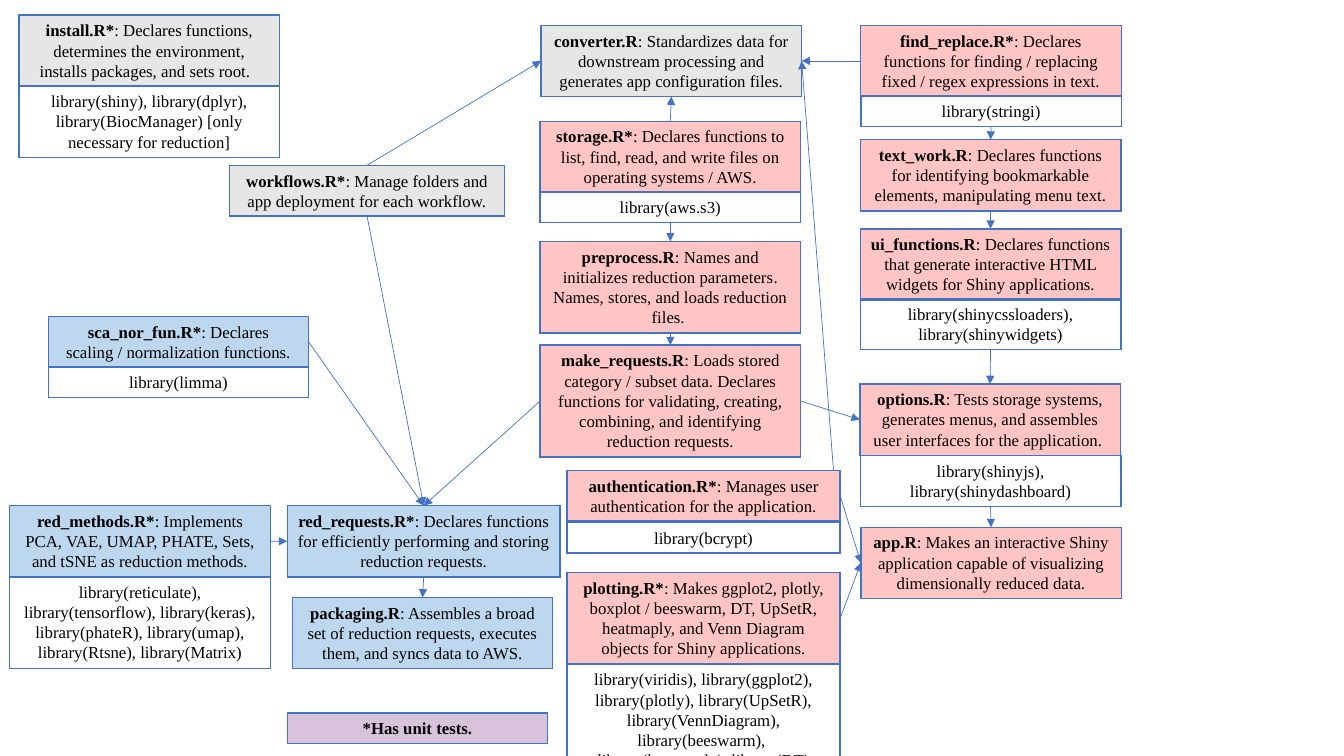
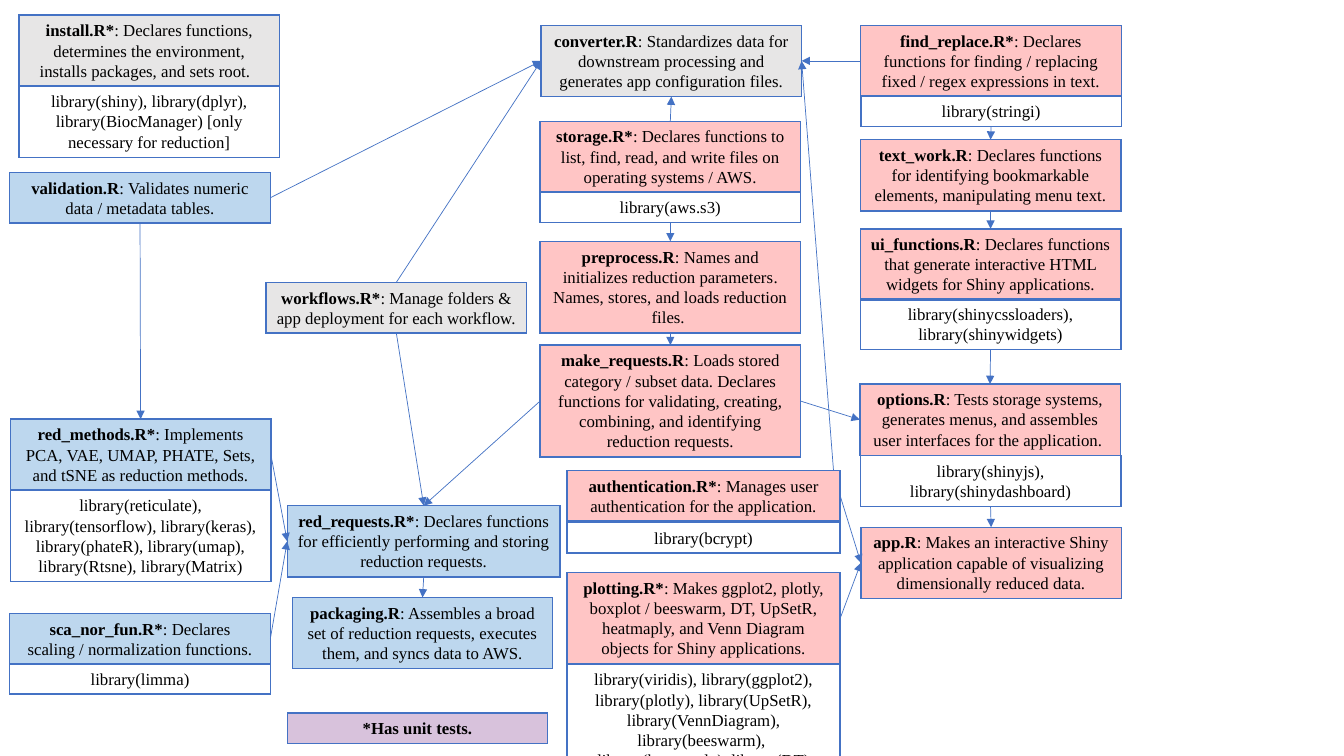
Before and after one commit to gersteinlab/shiny-dim-reduction, a slide deck: slide 2 of extras/Explorer_Tool_Workflow_2.pptx. Drawn at 1344x756 pixels with LibreOffice and Linux fonts; fonts in the diff are those of the drawing. Boxes give left, top, right and bottom in pixels: in the first picture for what was removed or moved away, otherwise in the second. Text is boxed around its words. In the diff, an @@ line names an element or a change of style, - is before the commit and + after.

```diff
--- a/extras/Explorer_Tool_Workflow_2.pptx
+++ b/extras/Explorer_Tool_Workflow_2.pptx
@@ arrow added from (270, 198) to (541, 60), #4472C4 0.5 pt @@
@@ arrow moved from (367, 165) - (541, 60) to (396, 282) - (541, 60) @@
@@ rectangle added at (10, 172, 270, 223), fill #BDD7EE, outline #4472C4 1 pt, 12 pt, text #000000 @@
+validation.R: Validates numeric data / metadata tables.
@@ arrow added from (140, 223) to (141, 419), #4472C4 0.5 pt @@
@@ rectangle "workflows.R*: Manage folders & app ...": place and size @@
-rectangle "workflows.R*: Manage folders & app ..." at (230, 165, 505, 216)
+rectangle "workflows.R*: Manage folders & app ..." at (266, 282, 526, 333)
@@ text in rectangle at (277, 292, 515, 328): text changed @@
-workflows.R*: Manage folders and app deployment for each workflow.
+workflows.R*: Manage folders & app deployment for each workflow.
@@ arrow moved from (367, 216) - (423, 506) to (396, 334) - (423, 506) @@
@@ rectangle "red_methods.R*: Implements PCA, VAE, UMAP, ...": place and size @@
-rectangle "red_methods.R*: Implements PCA, VAE, UMAP, ..." at (10, 506, 270, 578)
+rectangle "red_methods.R*: Implements PCA, VAE, UMAP, ..." at (10, 419, 270, 491)
@@ arrow moved from (270, 541) - (287, 541) to (271, 455) - (287, 541) @@
@@ rectangle "library(reticulate), library(tensorflow), library(keras), li ...": place and size @@
-rectangle "library(reticulate), library(tensorflow), library(keras), li ..." at (10, 577, 270, 668)
+rectangle "library(reticulate), library(tensorflow), library(keras), li ..." at (10, 490, 270, 582)
@@ arrow moved from (309, 342) - (423, 506) to (270, 639) - (287, 541) @@
@@ rectangle "sca_nor_fun.R*: Declares scaling / normalization ...": place and size @@
-rectangle "sca_nor_fun.R*: Declares scaling / normalization ..." at (48, 317, 309, 367)
+rectangle "sca_nor_fun.R*: Declares scaling / normalization ..." at (10, 613, 270, 663)
@@ rectangle "library(limma)": place and size @@
-rectangle "library(limma)" at (48, 367, 309, 397)
+rectangle "library(limma)" at (10, 663, 270, 694)
```
Also in this commit, not shown: 2 other files.
